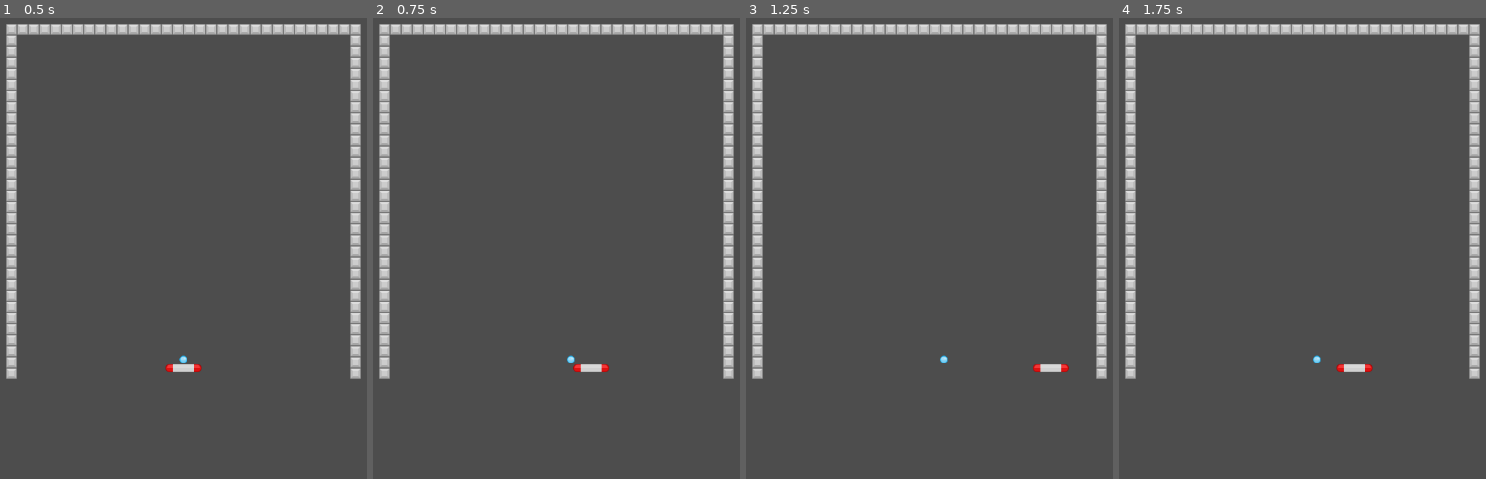
Above: before the commit, frames 1-4 (left to right).
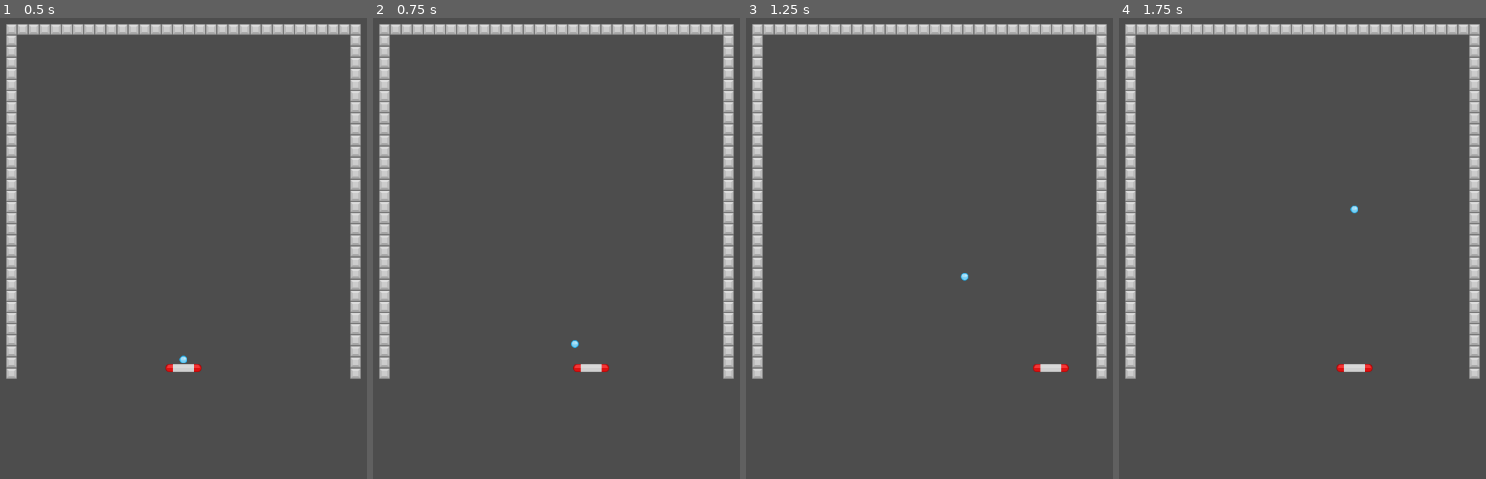
Above: after the commit, the same moments.

Repository: nicognito/game-a-week-002
Game: Godot game, scene res://scenes/level_1.tscn
Two runs of this game, one before a commit and one after it. Both use one fixed random seed, a clock stepped at 60 frames per second and the inputs below.
Inputs:
- Up to frame 1 (0.5 s): no input
- Up to frame 2 (0.75 s): tap Enter at 0.5 s; hold D (move_right) from 0.53 s (still down); tap Space (fire) at 0.6 s
- Up to frame 3 (1.25 s): keep holding D (move_right)
- Up to frame 4 (1.75 s): release D (move_right) at 1.28 s; hold A (move_left) from 1.28 s (still down); tap Space (fire) at 1.35 s

Frame 1 is identical in both runs. In frame 2, less than 0.1% of the frame differs, in the area x 52-57%, y 69-75%; in frame 3, less than 0.1%, in the area x 52-61%, y 55-75%; in frame 4, less than 0.1%.

Commit message:
Implement ball bouncing

Diff:
--- a/scenes/level_1.gd
+++ b/scenes/level_1.gd
@@ -4,6 +4,7 @@
 @onready var ball = $Ball
 
 var is_start = false
+var default_ball_motion = Vector2(10, -40)
 
 func _ready():
 	is_start = false
@@ -14,4 +15,4 @@
 		ball.global_position.x = player.global_position.x
 		if Input.is_action_just_pressed("fire"):
 			is_start = true
-			print("starting")
+			ball.set_motion(default_ball_motion)
--- a/scripts/ball.gd
+++ b/scripts/ball.gd
@@ -2,5 +2,16 @@
 
 @export var speed = 200
 
+var motion = Vector2.ZERO
+
 func _physics_process(delta):
-	pass
+	if motion == Vector2.ZERO:
+		return
+	var collision_info = move_and_collide(motion * speed * delta)
+	if collision_info:
+		if collision_info.get_collider() is Player:
+			print("hit player!")
+		motion = motion.bounce(collision_info.get_normal()).normalized()
+
+func set_motion(new_motion):
+	motion = new_motion.normalized()
--- a/scripts/player.gd
+++ b/scripts/player.gd
@@ -1,3 +1,4 @@
+class_name Player
 extends CharacterBody2D
 
 @export var speed = 250
